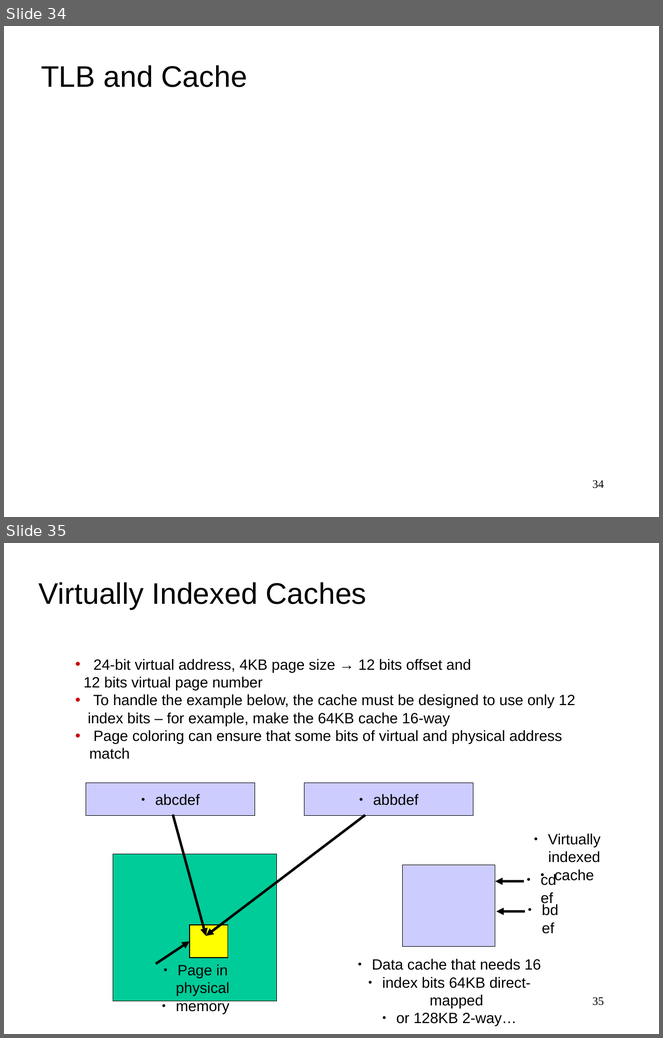
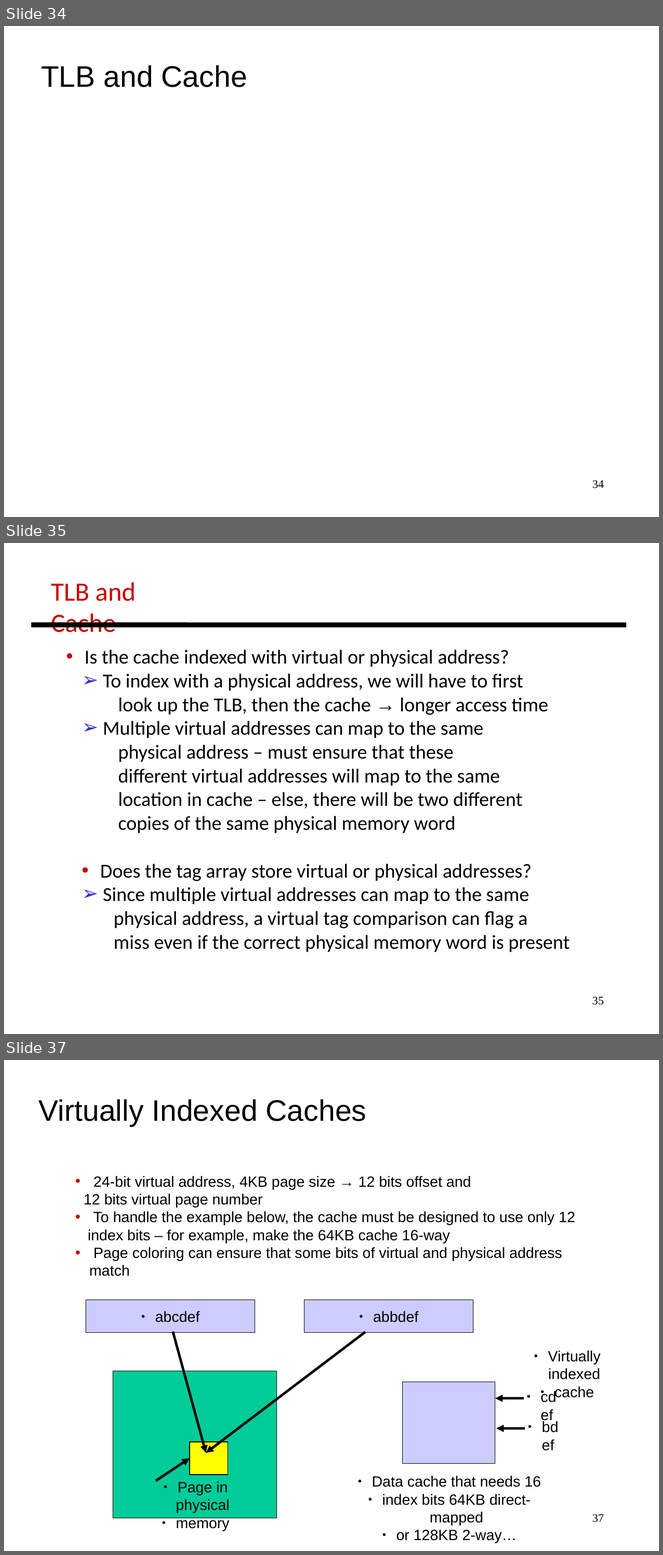
Before and after one commit to antonburtsev/cs3810, a slide deck: lectures/lecture16-memory/lecture16-memory.odp. Shown one above the other, each under a label of ours: slides 34 and 35 before the commit, slides 34, 35 and 37 after it; the slides between them are not shown. The pictures are 663x1038 and 663x1555 pixels, drawn with LibreOffice and Linux fonts; fonts in the diff are those of the drawing. Boxes give left, top, right and bottom in pixels: in the first picture for what was removed or moved away, otherwise in the second. Text is boxed around its words. In the diff, an @@ line names an element or a change of style, - is before the commit and + after.

Commit message:
Cache coherence

```diff
--- a/lectures/lecture16-memory/lecture16-memory.odp
+++ b/lectures/lecture16-memory/lecture16-memory.odp
@@ slide 35 added at (x1=4, y1=543, x2=659, y2=1034), background #FFFFFF @@
@@ text added at (x1=51, y1=582, x2=136, y2=632), 32 pt, text #CC0000 @@
+TLB and Cache
@@ line added from (32, 625) to (626, 625), #000000 6.01 pt @@
@@ text added at (x1=85, y1=650, x2=570, y2=952), 24 pt, text #000000 @@
+• Is the cache indexed with virtual or physical address?
+  ➢ To index with a physical address, we will have to first
+look up the TLB, then the cache → longer access time
+  ➢ Multiple virtual addresses can map to the same
+physical address – must ensure that these
+different virtual addresses will map to the same
+location in cache – else, there will be two different
+copies of the same physical memory word
+• Does the tag array store virtual or physical addresses?
+  ➢ Since multiple virtual addresses can map to the same
+physical address, a virtual tag comparison can flag a
+miss even if the correct physical memory word is present
@@ page number added at (x1=593, y1=997, x2=604, y2=1005), 14 pt, text #000000 @@
+35
@@ what was slide 35 is now slide 37 @@
@@ page number at (x1=593, y1=1514, x2=604, y2=1523): text changed @@
-35
+37
```
Also in this commit, not shown: 1 other slide added, 6 other files.
